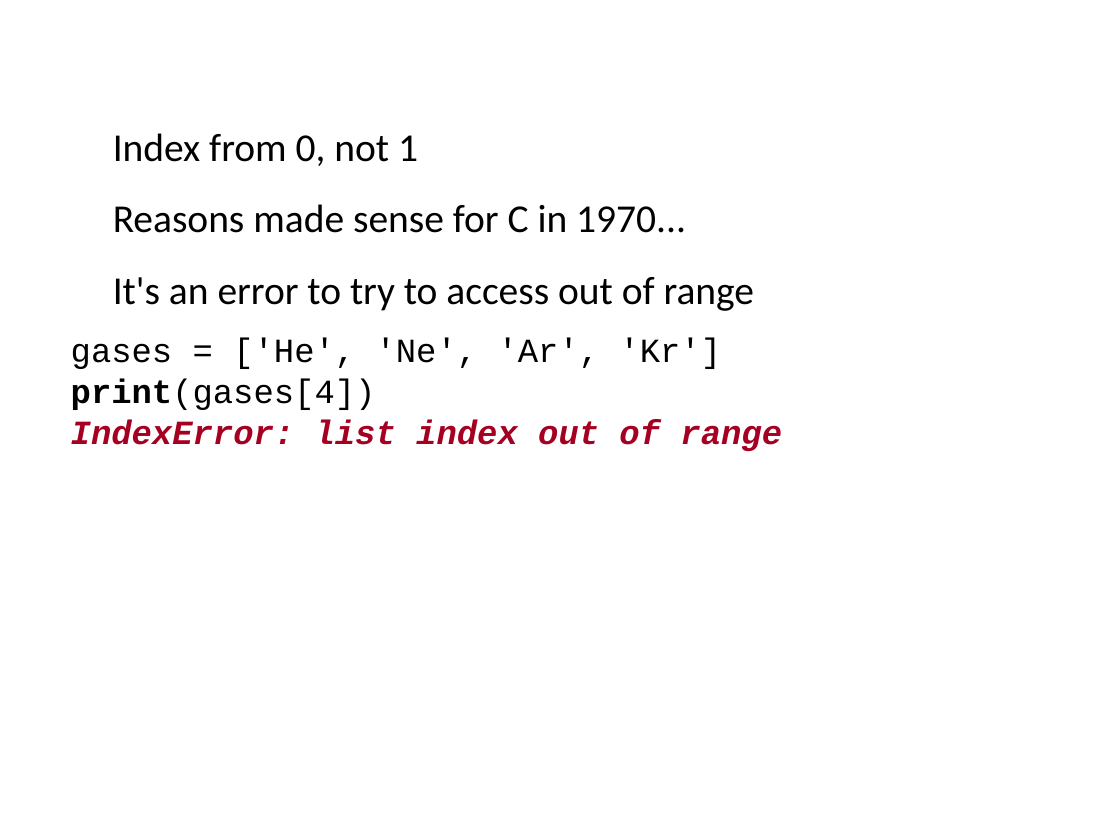
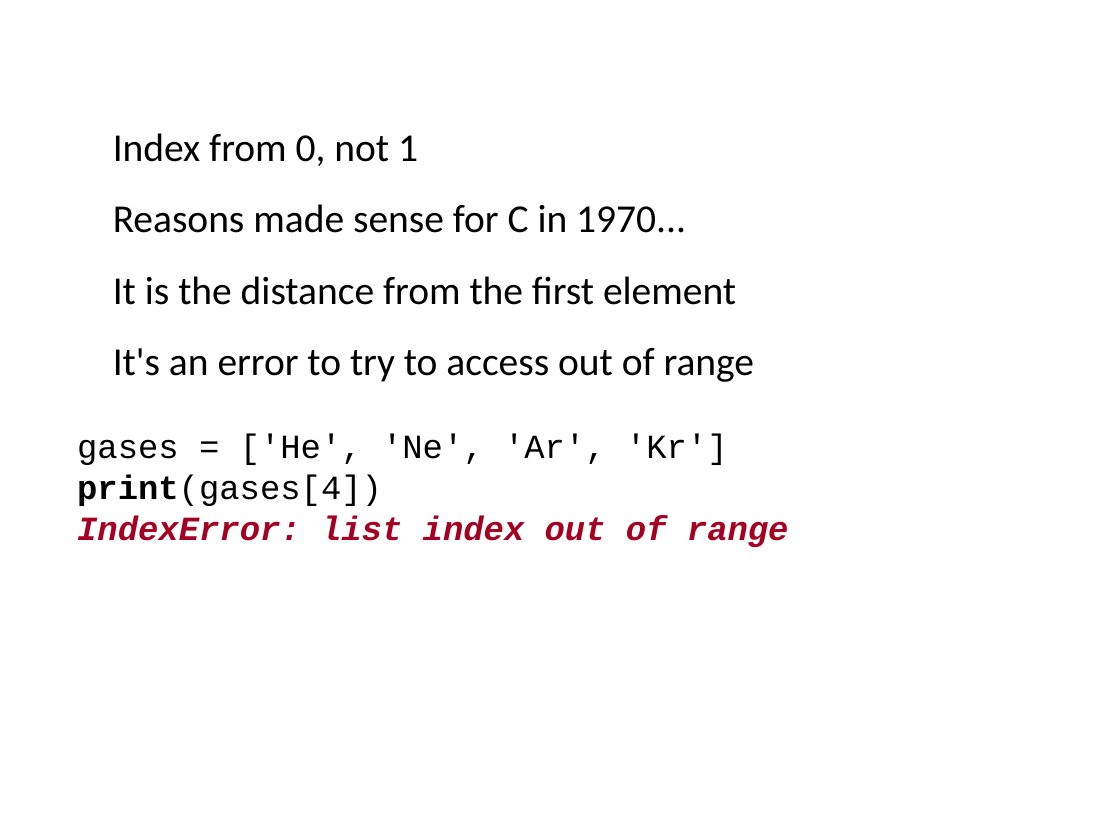
Before and after one commit to ncasuk/ncas-isc, a slide deck: slide 12 of python/presentations/learning_python/04_lists__slice__list_comp.pptx. Drawn at 1120x840 pixels with LibreOffice and Linux fonts; fonts in the diff are those of the drawing; background and template pictures are left out. Boxes give left, top, right and bottom in pixels: in the first picture for what was removed or moved away, otherwise in the second. Text is boxed around its words. In the diff, an @@ line names an element or a change of style, - is before the commit and + after.

Commit message:
giving reason for 0 indexing

```diff
--- a/python/presentations/learning_python/04_lists__slice__list_comp.pptx
+++ b/python/presentations/learning_python/04_lists__slice__list_comp.pptx
@@ text at <box>113,276,736,305</box>: paragraph added @@
+It is the distance from the first element
@@ text "gases = ['He', 'Ne', 'Ar', ...": place and size @@
-text "gases = ['He', 'Ne', 'Ar', ..." at <box>71,338,782,451</box>
+text "gases = ['He', 'Ne', 'Ar', ..." at <box>77,434,789,547</box>
```
Also in this commit, not shown: 1 other slide changed, 1 other file.
